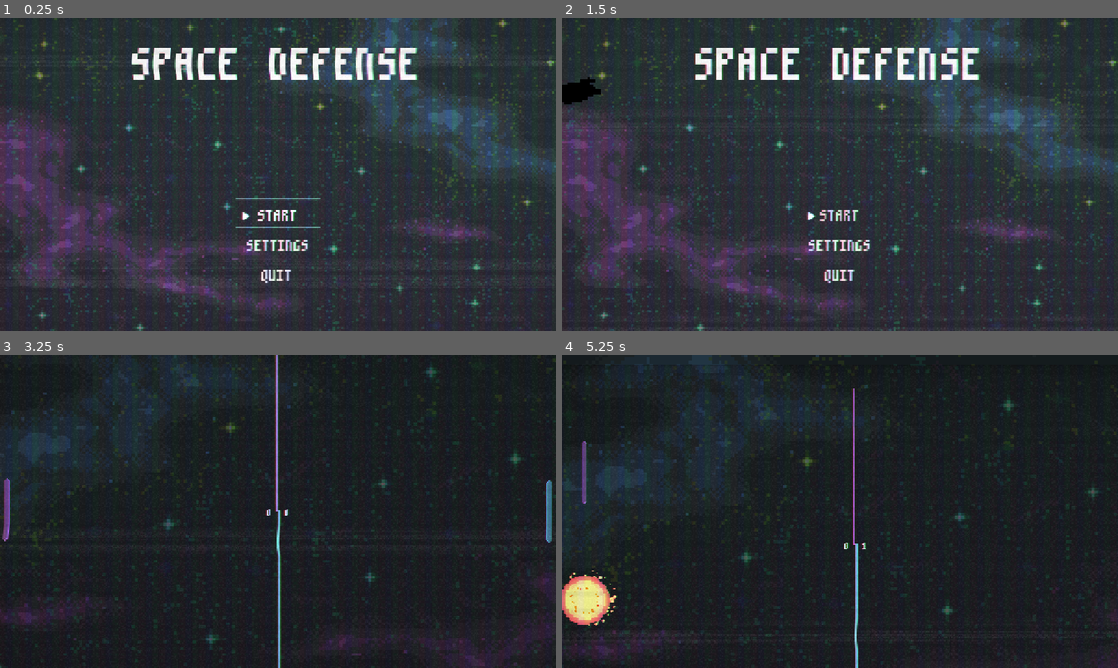
Above: before the commit, frames 1-4 (two rows, left to right).
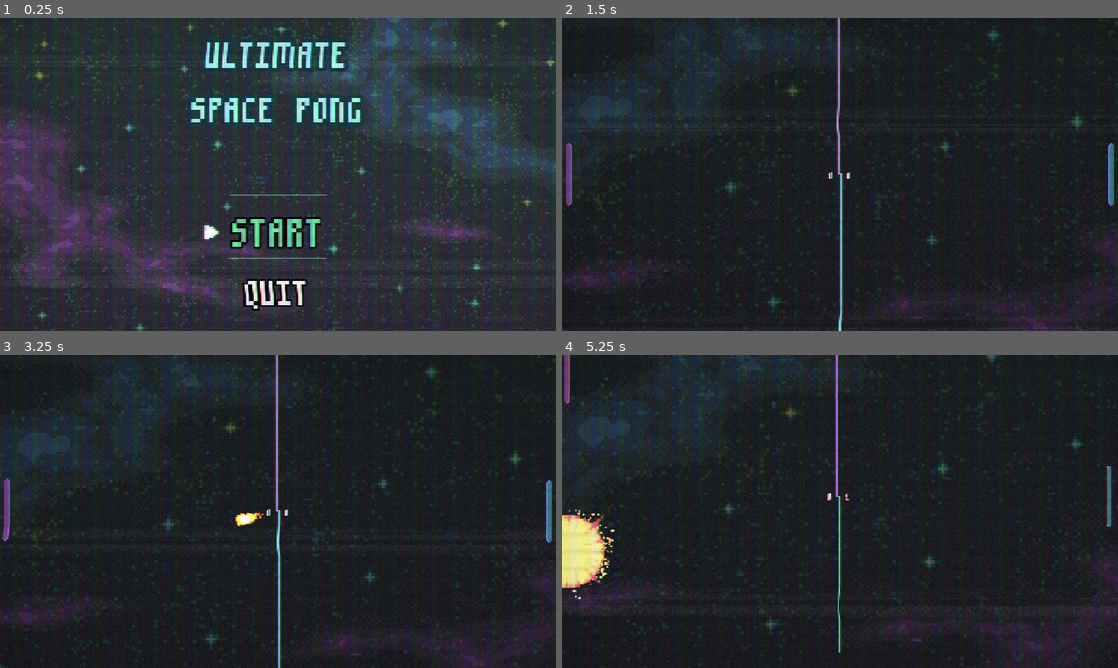
Above: after the commit, the same moments.

Repository: spookystevee/20-games-challenge
Game: Godot game, scene res://scenes/Menu.tscn
Same seed, same stepped clock (60 frames per second), same inputs: the game is played once before the commit and once after it.
Inputs (mouse positions are in pixels of both pictures, inside the frame that each line leads up to):
- Up to frame 1 (0.25 s): no input
- Up to frame 2 (1.5 s): click (840, 243) at 0.5 s, where only the run before the commit has a clickable "SETTINGS"; click (840, 212) at 1.25 s, where only the run before the commit has a clickable "START"
- Up to frame 3 (3.25 s): move the mouse to (400, 495) at 2.02 s; hold W (P1Up) 2.03-2.78 s; move the mouse to (166, 527) at 2.77 s; hold S (P1Down) from 2.78 s (still down)
- Up to frame 4 (5.25 s): move the mouse to (895, 442) at 3.52 s; release S (P1Down) at 3.53 s; hold W (P1Up) 3.53-5.03 s; move the mouse to (812, 574) at 4.27 s; move the mouse to (1006, 558) at 5.02 s; hold S (P1Down) from 5.03 s (still down)

The runs differ from the first frame. In frame 1, 7.6% of the frame differs, in the area x 23-76%, y 6-94%; in frame 2, 36%, in the area x 0-100%, y 0-100%; in frame 3, 0.1%; in frame 4, 12%.

Commit message:
refactor: proper win state | menu fresh-up

Diff:
--- /dev/null
+++ b/pong/default_bus_layout.tres
@@ -0,0 +1,15 @@
+[gd_resource type="AudioBusLayout" format=3 uid="uid://22r31kcleh7k"]
+
+[resource]
+bus/1/name = &"Music"
+bus/1/solo = false
+bus/1/mute = false
+bus/1/bypass_fx = false
+bus/1/volume_db = -11.4623785
+bus/1/send = &"Master"
+bus/2/name = &"SFX"
+bus/2/solo = false
+bus/2/mute = false
+bus/2/bypass_fx = false
+bus/2/volume_db = -10.986328
+bus/2/send = &"Master"
--- a/pong/project.godot
+++ b/pong/project.godot
@@ -15,10 +15,14 @@
 config/features=PackedStringArray("4.6", "GL Compatibility")
 config/icon="res://icon.svg"
 
+[audio]
+
+buses/default_bus_layout="uid://22r31kcleh7k"
+
 [autoload]
 
-CRTEffect="*uid://cdr0kx7mwldth"
 SceneManager="*uid://b5juwk41fpm18"
+CrtEffectLayer="*uid://botft4s8psybw"
 
 [display]
 
@@ -27,8 +31,20 @@
 window/size/resizable=false
 window/stretch/mode="canvas_items"
 
+[gui]
+
+theme/default_font_multichannel_signed_distance_field=true
+
 [input]
 
+ui_accept={
+"deadzone": 0.5,
+"events": [Object(InputEventKey,"resource_local_to_scene":false,"resource_name":"","device":0,"window_id":0,"alt_pressed":false,"shift_pressed":false,"ctrl_pressed":false,"meta_pressed":false,"pressed":false,"keycode":4194309,"physical_keycode":0,"key_label":0,"unicode":0,"location":0,"echo":false,"script":null)
+, Object(InputEventKey,"resource_local_to_scene":false,"resource_name":"","device":0,"window_id":0,"alt_pressed":false,"shift_pressed":false,"ctrl_pressed":false,"meta_pressed":false,"pressed":false,"keycode":4194310,"physical_keycode":0,"key_label":0,"unicode":0,"location":0,"echo":false,"script":null)
+, Object(InputEventKey,"resource_local_to_scene":false,"resource_name":"","device":0,"window_id":0,"alt_pressed":false,"shift_pressed":false,"ctrl_pressed":false,"meta_pressed":false,"pressed":false,"keycode":32,"physical_keycode":0,"key_label":0,"unicode":32,"location":0,"echo":false,"script":null)
+, Object(InputEventJoypadButton,"resource_local_to_scene":false,"resource_name":"","device":-1,"button_index":0,"pressure":0.0,"pressed":true,"script":null)
+]
+}
 ui_up={
 "deadzone": 0.5,
 "events": [Object(InputEventKey,"resource_local_to_scene":false,"resource_name":"","device":0,"window_id":0,"alt_presse …(194 unchanged characters)…
@@ -74,6 +90,12 @@
 "events": [Object(InputEventKey,"resource_local_to_scene":false,"resource_name":"","device":-1,"window_id":0,"alt_press …(191 unchanged characters)…
 ]
 }
+quit={
+"deadzone": 0.2,
+"events": [Object(InputEventKey,"resource_local_to_scene":false,"resource_name":"","device":-1,"window_id":0,"alt_pressed":false,"shift_pressed":false,"ctrl_pressed":false,"meta_pressed":false,"pressed":false,"keycode":0,"physical_keycode":4194305,"key_label":0,"unicode":0,"location":0,"echo":false,"script":null)
+, Object(InputEventJoypadButton,"resource_local_to_scene":false,"resource_name":"","device":-1,"button_index":6,"pressure":0.0,"pressed":false,"script":null)
+]
+}
 
 [physics]
 
--- a/pong/resources/UITheme.tres
+++ b/pong/resources/UITheme.tres
@@ -67,7 +67,7 @@
 
 [resource]
 default_font = ExtResource("1_lmais")
-default_font_size = 72
+default_font_size = 50
 Button/colors/font_color = Color(0.875, 0.875, 0.875, 1)
 Button/colors/font_disabled_color = Color(0.875, 0.875, 0.875, 0.5)
 Button/colors/font_focus_color = Color(0.95, 0.95, 0.95, 1)
@@ -82,9 +82,11 @@
 Button/colors/icon_normal_color = Color(1, 1, 1, 1)
 Button/colors/icon_pressed_color = Color(1, 1, 1, 1)
 Button/constants/align_to_largest_stylebox = 0
-Button/constants/h_separation = 4
+Button/constants/h_separation = 12
 Button/constants/icon_max_width = 0
-Button/constants/outline_size = 0
+Button/constants/line_spacing = 2
+Button/constants/outline_size = 19
+Button/font_sizes/font_size = 70
 Button/styles/disabled = SubResource("StyleBoxFlat_lmais")
 Button/styles/focus = SubResource("StyleBoxFlat_lvqna")
 Button/styles/hover = SubResource("StyleBoxFlat_6fpo7")
--- a/pong/scenes/Menu.tscn
+++ b/pong/scenes/Menu.tscn
@@ -50,7 +50,8 @@
 mouse_filter = 2
 texture = ExtResource("1_upctu")
 
-[node name="MarginContainer" type="MarginContainer" parent="." unique_id=1917658239]
+[node name="MainMenu" type="MarginContainer" parent="." unique_id=1917658239]
+unique_name_in_owner = true
 layout_mode = 1
 anchors_preset = 15
 anchor_right = 1.0
@@ -58,86 +59,106 @@
 grow_horizontal = 2
 grow_vertical = 2
 mouse_filter = 2
+theme = ExtResource("4_jmdev")
 theme_override_constants/margin_top = 10
 theme_override_constants/margin_bottom = 50
 
-[node name="Title" type="Label" parent="MarginContainer" unique_id=1940131664]
+[node name="Title" type="Label" parent="MainMenu" unique_id=1940131664]
 layout_mode = 2
 size_flags_horizontal = 4
 size_flags_vertical = 0
+theme_override_colors/font_color = Color(0.582129, 0.8897387, 0.858352, 1)
+theme_override_colors/font_outline_color = Color(0.0695073, 0.19957817, 0.23702961, 1)
+theme_override_constants/outline_size = 32
+theme_override_constants/shadow_outline_size = 1
 theme_override_fonts/font = ExtResource("2_11y2r")
-theme_override_font_sizes/font_size = 201
-text = "SPACE DEFENSE"
+theme_override_font_sizes/font_size = 155
+text = "ULTIMATE
+SPACE PONG"
 horizontal_alignment = 1
 vertical_alignment = 1
 
-[node name="Buttons" type="Control" parent="MarginContainer" unique_id=1774795267]
+[node name="Buttons" type="Control" parent="MainMenu" unique_id=1774795267]
 layout_mode = 2
 size_flags_horizontal = 4
 size_flags_vertical = 8
 
-[node name="VBoxContainer" type="VBoxContainer" parent="MarginContainer/Buttons" unique_id=1233483625]
+[node name="VBoxContainer" type="VBoxContainer" parent="MainMenu/Buttons" unique_id=1233483625]
 layout_mode = 1
 anchors_preset = 7
 anchor_left = 0.5
 anchor_top = 1.0
 anchor_right = 0.5
 anchor_bottom = 1.0
-offset_left = -96.0
-offset_top = -254.0
-offset_right = 96.0
+offset_left = -95.999985
+offset_top = -133.0
+offset_right = 96.000015
+offset_bottom = 13.0
 grow_horizontal = 2
 grow_vertical = 0
 theme_override_constants/separation = 4
 
-[node name="FocusArrow" type="Sprite2D" parent="MarginContainer/Buttons/VBoxContainer" unique_id=2140368487]
+[node name="FocusArrow" type="Sprite2D" parent="MainMenu/Buttons/VBoxContainer" unique_id=2140368487]
 unique_name_in_owner = true
 position = Vector2(16, 0)
-scale = Vector2(2.5, 2)
+scale = Vector2(5, 4)
 texture = ExtResource("5_b6cxs")
 flip_h = true
 
-[node name="AnimationPlayer" type="AnimationPlayer" parent="MarginContainer/Buttons/VBoxContainer/FocusArrow" unique_id=1027977514]
+[node name="AnimationPlayer" type="AnimationPlayer" parent="MainMenu/Buttons/VBoxContainer/FocusArrow" unique_id=1027977514]
 libraries/ = SubResource("AnimationLibrary_1abgu")
 autoplay = &"button_focus"
 
-[node name="Start" type="Button" parent="MarginContainer/Buttons/VBoxContainer" unique_id=750577948]
+[node name="Start" type="Button" parent="MainMenu/Buttons/VBoxContainer" unique_id=750577948]
 unique_name_in_owner = true
 layout_mode = 2
+size_flags_vertical = 3
 theme = ExtResource("4_jmdev")
+theme_override_colors/font_color = Color(0.45444822, 0.84175426, 0.66383076, 1)
+theme_override_colors/font_focus_color = Color(0.3773009, 0.7539969, 0.5824345, 1)
+theme_override_colors/font_pressed_color = Color(0.3399011, 0.7004027, 0.5373908, 1)
+theme_override_font_sizes/font_size = 170
 text = "START"
 
-[node name="ArrowMark" type="Marker2D" parent="MarginContainer/Buttons/VBoxContainer/Start" unique_id=1832326795]
-position = Vector2(6, 40)
+[node name="ArrowMark" type="Marker2D" parent="MainMenu/Buttons/VBoxContainer/Start" unique_id=1832326795]
+position = Vector2(-59.5, 85)
+gizmo_extents = 36.1
 
-[node name="Settings" type="Button" parent="MarginContainer/Buttons/VBoxContainer" unique_id=1987432208]
+[node name="Settings" type="Button" parent="MainMenu/Buttons/VBoxContainer" unique_id=1987432208]
 unique_name_in_owner = true
+visible = false
 layout_mode = 2
 theme = ExtResource("4_jmdev")
 text = "SETTINGS
 "
 
-[node name="ArrowMark" type="Marker2D" parent="MarginContainer/Buttons/VBoxContainer/Settings" unique_id=1824884914]
+[node name="ArrowMark" type="Marker2D" parent="MainMenu/Buttons/VBoxContainer/Settings" unique_id=1824884914]
+visible = false
 position = Vector2(-24, 40)
 
-[node name="Quit" type="Button" parent="MarginContainer/Buttons/VBoxContainer" unique_id=476510443]
+[node name="Quit" type="Button" parent="MainMenu/Buttons/VBoxContainer" unique_id=476510443]
 unique_name_in_owner = true
 layout_mode = 2
+size_flags_vertical = 3
 theme = ExtResource("4_jmdev")
+theme_override_font_sizes/font_size = 150
 text = "QUIT"
 
-[node name="ArrowMark" type="Marker2D" parent="MarginContainer/Buttons/VBoxContainer/Quit" unique_id=1692003517]
-position = Vector2(16, 38)
+[node name="ArrowMark" type="Marker2D" parent="MainMenu/Buttons/VBoxContainer/Quit" unique_id=1692003517]
+position = Vector2(-38.5, 81)
+gizmo_extents = 36.1
 
 [node name="MainMusic" type="AudioStreamPlayer2D" parent="." unique_id=1669658983]
 position = Vector2(640, 366)
 stream = ExtResource("3_11y2r")
-volume_db = -14.275
+volume_db = -10.438
 autoplay = true
+bus = &"Music"
 
-[connection signal="focus_entered" from="MarginContainer/Buttons/VBoxContainer/Start" to="." method="_on_start_focus_entered"]
-[connection signal="focus_exited" from="MarginContainer/Buttons/VBoxContainer/Start" to="." method="_on_start_focus_exited"]
-[connection signal="pressed" from="MarginContainer/Buttons/VBoxContainer/Start" to="." method="_on_start_pressed"]
-[connection signal="focus_entered" from="MarginContainer/Buttons/VBoxContainer/Settings" to="." method="_on_settings_focus_entered"]
-[connection signal="focus_entered" from="MarginContainer/Buttons/VBoxContainer/Quit" to="." method="_on_quit_focus_entered"]
-[connection signal="pressed" from="MarginContainer/Buttons/VBoxContainer/Quit" to="." method="_on_quit_pressed"]
+[connection signal="focus_entered" from="MainMenu/Buttons/VBoxContainer/Start" to="." method="_on_start_focus_entered"]
+[connection signal="focus_exited" from="MainMenu/Buttons/VBoxContainer/Start" to="." method="_on_start_focus_exited"]
+[connection signal="pressed" from="MainMenu/Buttons/VBoxContainer/Start" to="." method="_on_start_pressed"]
+[connection signal="focus_entered" from="MainMenu/Buttons/VBoxContainer/Settings" to="." method="_on_settings_focus_entered"]
+[connection signal="pressed" from="MainMenu/Buttons/VBoxContainer/Settings" to="." method="_on_settings_pressed"]
+[connection signal="focus_entered" from="MainMenu/Buttons/VBoxContainer/Quit" to="." method="_on_quit_focus_entered"]
+[connection signal="pressed" from="MainMenu/Buttons/VBoxContainer/Quit" to="." method="_on_quit_pressed"]
--- a/pong/scenes/ball.tscn
+++ b/pong/scenes/ball.tscn
@@ -475,6 +475,7 @@
 [node name="BounceSound" type="AudioStreamPlayer2D" parent="." unique_id=346862721]
 stream = ExtResource("6_jj7gd")
 volume_db = -8.0
+bus = &"SFX"
 
 [node name="Particles" type="Node2D" parent="." unique_id=1302280901]
 
--- /dev/null
+++ b/pong/scenes/crt-effect-layer.tscn
@@ -0,0 +1,9 @@
+[gd_scene format=3 uid="uid://botft4s8psybw"]
+
+[ext_resource type="PackedScene" uid="uid://cdr0kx7mwldth" path="res://scenes/crt_effect.tscn" id="1_ha8ok"]
+
+[node name="CanvasLayer" type="CanvasLayer" unique_id=947463020]
+layer = 1025
+follow_viewport_enabled = true
+
+[node name="CRTEffect" parent="." unique_id=965121202 instance=ExtResource("1_ha8ok")]
--- /dev/null
+++ b/pong/scenes/crt_effect.gd
@@ -0,0 +1 @@
+extends Sprite2D
--- a/pong/scenes/crt_effect.tscn
+++ b/pong/scenes/crt_effect.tscn
@@ -5,7 +5,7 @@
 [sub_resource type="CanvasTexture" id="CanvasTexture_ca42v"]
 
 [node name="CRTEffect" type="Sprite2D" unique_id=965121202]
-z_index = 3
+z_index = 5
 material = ExtResource("1_y0u3h")
 position = Vector2(672, 377.54)
 scale = Vector2(1552.0001, 862.821)
--- a/pong/scenes/game.tscn
+++ b/pong/scenes/game.tscn
@@ -20,6 +20,10 @@
 [sub_resource type="RectangleShape2D" id="RectangleShape2D_80nbo"]
 size = Vector2(2, 1280)
 
+[sub_resource type="Theme" id="Theme_kvuet"]
+default_font = ExtResource("4_0tnpc")
+default_font_size = 120
+
 [node name="Game" type="Node2D" unique_id=1961428190]
 script = ExtResource("1_feb5d")
 
@@ -27,10 +31,12 @@
 stream = ExtResource("2_gee14")
 volume_db = -10.035
 autoplay = true
+bus = &"Music"
 
 [node name="ScoreAudio" type="AudioStreamPlayer2D" parent="." unique_id=1236570069]
 unique_name_in_owner = true
 stream = ExtResource("3_gee14")
+bus = &"SFX"
 
 [node name="BallSpawn" type="Marker2D" parent="." unique_id=268385623]
 unique_name_in_owner = true
@@ -141,8 +147,22 @@
 text = "0"
 vertical_alignment = 1
 
+[node name="WinnerLabel" type="Label" parent="Control" unique_id=793174865]
+unique_name_in_owner = true
+visible = false
+layout_mode = 0
+offset_left = 64.0
+offset_right = 1216.0
+offset_bottom = 95.0
+theme = SubResource("Theme_kvuet")
+text = "PLAYER X WINS!"
+horizontal_alignment = 2
+
 [node name="P1Paddle" parent="." unique_id=621633140 instance=ExtResource("2_e2o6t")]
 position = Vector2(16, 360)
+
+[node name="HitSound" parent="P1Paddle" index="3" unique_id=944500451]
+bus = &"SFX"
 
 [node name="P2Paddle" parent="." unique_id=382158452 instance=ExtResource("2_e2o6t")]
 position = Vector2(1264, 360)
@@ -154,6 +174,9 @@
 [node name="paddle_controller" parent="P2Paddle" index="2" unique_id=1659258040]
 script = ExtResource("3_lbhrr")
 deadzoneScaling = Vector2(0.25, 0.5)
+
+[node name="HitSound" parent="P2Paddle" index="3" unique_id=944500451]
+bus = &"SFX"
 
 [node name="Ball" parent="." unique_id=1672805614 instance=ExtResource("4_iywne")]
 unique_name_in_owner = true
--- a/pong/scenes/serve_indicator.tscn
+++ b/pong/scenes/serve_indicator.tscn
@@ -30,6 +30,7 @@
 [node name="IndicatorAudio" type="AudioStreamPlayer2D" parent="." unique_id=1134223963]
 unique_name_in_owner = true
 stream = ExtResource("1_e3x52")
+bus = &"SFX"
 
 [node name="Arrow" type="AnimatedSprite2D" parent="." unique_id=24459974]
 unique_name_in_owner = true
--- a/pong/scripts/ai_controller.gd
+++ b/pong/scripts/ai_controller.gd
@@ -23,12 +23,14 @@
 
 # how far the ai is willing to be away from the ball before it is close enough
 var deadzone := 75.0
-var last_hit := false
 
 ### x = lowend scaling, y = highend scaling, controls how close the AI will get the ball to its desiered position. Higher = dumber
 @export var deadzoneScaling := Vector2(.25, .5)
 
 @onready var ball: Ball = get_tree().get_first_node_in_group("ball")
+
+var pauseFollow := true
+var servedToMe := false
 
 func _ready() -> void:
 	ball.paddle_hit.connect(_on_paddle_hit)
@@ -43,6 +45,10 @@
 	if ball == null:
 		return
 
+	if pauseFollow:
+		paddle.direction = 0
+		return
+
 	var diff: float = ball.global_position.y - paddle.global_position.y + paddle_locations[desiredHitLocation]
 
 	# If the distance is within this range, we start braking.
@@ -51,21 +57,19 @@
 	if abs(diff) < deadzone:
 		# if in deadzone, stop completely
 		paddle.direction = 0
-	elif not last_hit:
+	else:
 		# this makes the paddle slow down as it reaches the deadzone edge so hopefully we get less jitter movement
 		# this does make it so the AI paddle uses a different speed than the player can technically
 		# but probably worth the sacrifice tbh
 		var smooth_dir = clamp(diff / brake_margin, -1.0, 1.0)
 		paddle.direction = smooth_dir
-	else:
-		paddle.direction = 0
 
 func _on_paddle_hit(pad: Paddle, _angle: int):
 	if pad != paddle:
-		last_hit = false
+		pauseFollow = false
 		calculate_hit_variance()
 	else:
-		last_hit = true
+		pauseFollow = true
 
 func calculate_hit_variance() -> void:
 	# decide where on the paddle we want to hit
@@ -78,10 +82,13 @@
 	deadzone = randf_range(lowend, highend)
 
 func _on_reset(side: int):
+	pauseFollow = true
 	if side == myside:
-		last_hit = false
+		servedToMe = true
 	else:
-		last_hit = true
+		servedToMe = false
 
 func _on_serve():
+	if servedToMe:
+		pauseFollow = false
 	calculate_hit_variance()
--- a/pong/scripts/ball.gd
+++ b/pong/scripts/ball.gd
@@ -144,4 +144,5 @@
 	score_particles.emitting = true
 	score_sprite.visible = true
 	score_sprite.play()
-	reset_timer.start()
+	if !game.isGameDone:
+		reset_timer.start()
--- a/pong/scripts/game.gd
+++ b/pong/scripts/game.gd
@@ -7,8 +7,13 @@
 const P1ScoreAudio = preload("uid://d4htl16ohnvtl")
 const P2ScoreAudio = preload("uid://bjb6wdfp0sxcu")
 
-var score := [0,0]
-var winner := 0
+#audio for wins
+const P1WinAudio = preload("uid://chvkb1lr2tecp")
+const P2WinAudio = preload("uid://dieki4uskjnci")
+
+var score := [0,0] # holds scores for players; index 0 is P1, index 1 is P2
+var isGameDone := false
+var max_score := 1 #score required to win
 
 # signals
 signal P1Scored
@@ -17,13 +22,13 @@
 #object references
 @onready var P1Label: Label = %P1Score
 @onready var P2Label: Label = %P2Score
+@onready var winner_label: Label = %WinnerLabel
 
 @onready var score_audio: AudioStreamPlayer2D = %ScoreAudio
 
 @onready var serve_indicator: ServeIndicator = %ServeIndicator
 
-var total_combo := 0
-
+var total_combo := 0 # the amount of times the ball has hit a paddle this round
 
 func _ready() -> void:
 	P1Scored.connect(_on_P1Scored)
@@ -32,6 +37,12 @@
 	ball.ball_reset.connect(_on_round_reset)
 	ball.ball_serve.connect(_on_serve)
 	ball.paddle_hit.connect(_on_paddle_hit)
+	P1Scored.connect(_on_anyScored)
+	P2Scored.connect(_on_anyScored)
+
+func _input(event: InputEvent) -> void:
+	if event.is_action_pressed("quit"):
+		SceneManager.change_scene(menu.resource_path)
 
 func _on_P1Scored():
 	score_audio.stream = P1ScoreAudio
@@ -44,18 +55,38 @@
 	score[1] += 1
 	updateLabels()
 
+func _on_anyScored():
+	if score[0] >= max_score:
+		handle_win("PLAYER 1 WINS!", HORIZONTAL_ALIGNMENT_LEFT, P1WinAudio)
+	elif score[1] >= max_score:
+		handle_win("PLAYER 2 WINS!", HORIZONTAL_ALIGNMENT_RIGHT, P2WinAudio)
+
+func handle_win(winText: String, alignment: HorizontalAlignment, audio: AudioStream):
+	isGameDone = true
+	win_slowdown()
+
+	winner_label.text = winText
+	winner_label.horizontal_alignment = alignment
+
+	await get_tree().create_timer(1.5).timeout
+	score_audio.stream = audio
+	score_audio.play()
+	winner_label.visible = true
+
+	await get_tree().create_timer(3.0).timeout
+	SceneManager.change_scene(menu.resource_path)
+
+func win_slowdown():
+	Engine.time_scale = 0.25
+	await get_tree().create_timer(1.5,true,false,true).timeout
+	Engine.time_scale = 1
+
 func updateLabels() -> void:
 	P1Label.text = str(score[0])
 	P2Label.text = str(score[1])
 
 func _on_round_reset(side: int) -> void:
-	if (score[0] == 1):
-		winner = 1
-		SceneManager.change_scene(menu.resource_path)
-	elif (score[1] == 1):
-		winner = 2
-		SceneManager.change_scene(menu.resource_path)
-	else:
+	if !isGameDone:
 		total_combo = 0
 		var pos: Vector2
 		var flip: bool
@@ -70,7 +101,7 @@
 
 
 func _on_serve() -> void:
-		serve_indicator.on_serve()
+	serve_indicator.on_serve()
 
 func _on_paddle_hit(_p: Paddle, _a: float):
 	total_combo += 1
--- a/pong/scripts/menu.gd
+++ b/pong/scripts/menu.gd
@@ -4,6 +4,8 @@
 @onready var settings: Button = %Settings
 @onready var quit: Button = %Quit
 @onready var focus_arrow: Sprite2D = %FocusArrow
+
+@onready var main_menu: MarginContainer = %MainMenu
 
 var game_scene := ("res://scenes/game.tscn")
 
@@ -16,6 +18,10 @@
 			# grab focus when mouse entered so we can play the animation on mouse hover
 			node.mouse_entered.connect(node.grab_focus)
 	)
+
+func _input(event: InputEvent) -> void:
+	if event.is_action_pressed("quit"):
+		_on_quit_pressed()
 
 func _ready() -> void:
 	start.grab_focus()
@@ -31,7 +37,6 @@
 func _on_settings_focus_entered() -> void:
 	focus_arrow.reparent(settings.get_node("ArrowMark"), false)
 
-
 func _on_quit_focus_entered() -> void:
 	focus_arrow.reparent(quit.get_node("ArrowMark"), false)
 
--- a/pong/scripts/paddle.gd
+++ b/pong/scripts/paddle.gd
@@ -5,10 +5,14 @@
 
 var direction := 0.0
 
+var game: Game
+
 @onready var hit_sound: AudioStreamPlayer2D = $HitSound
 var currentCombo := 0
 
 func _ready() -> void:
+	game = get_parent()
+
 	var ball = get_tree().get_first_node_in_group("ball")
 
 	if ball:
@@ -16,7 +20,8 @@
 		ball.ball_reset.connect(_on_reset)
 
 func _physics_process(delta: float) -> void:
-	move_and_collide(Vector2(0, direction) * SPEED * delta)
+	if !game.isGameDone:
+		move_and_collide(Vector2(0, direction) * SPEED * delta)
 
 func _on_ball_hit(paddle: Paddle, _angle: float) -> void:
 	if paddle == self:
Not shown, added: pong/export_presets.cfg
Binary file added: pong/fonts/m6x11.ttf
Not shown, added: pong/fonts/m6x11.ttf.import
Not shown, added: pong/scenes/crt_effect.gd.uid
Not shown, added: pong/sounds/P1Win.wav.import
Not shown, added: pong/sounds/P2Win.wav.import
Binary file removed: pong/sprites/serveArrow.png
Not shown, removed: pong/sprites/serveArrow.png.import
Not shown, added: pong/sounds/P1Win.wav
Not shown, added: pong/sounds/P2Win.wav
